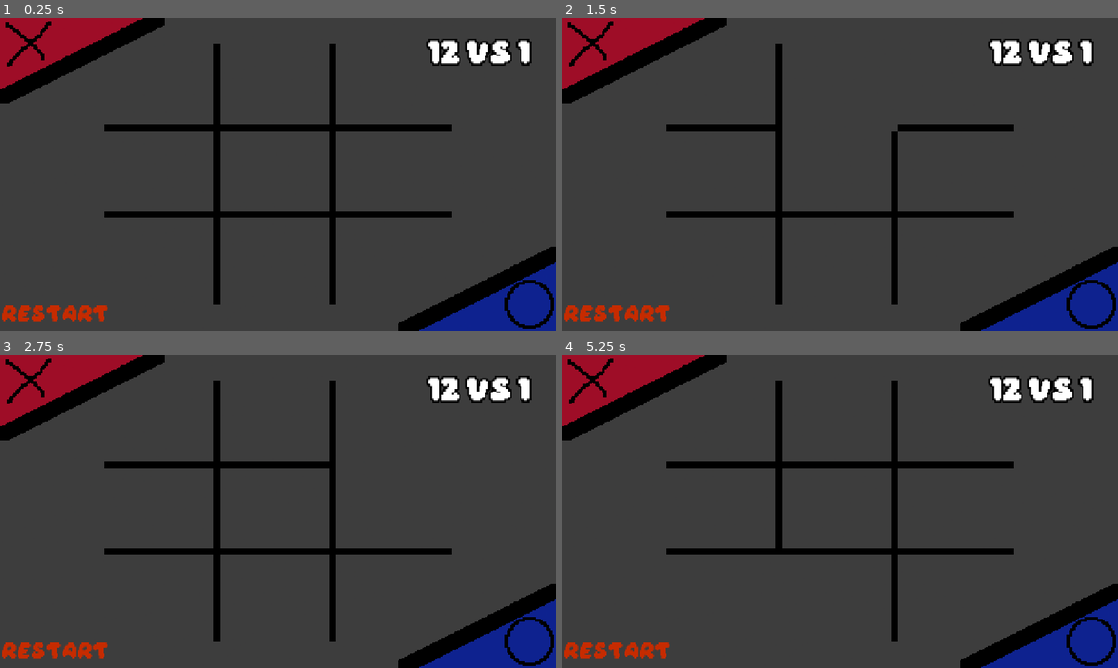
Above: before the commit, frames 1-4 (two rows, left to right).
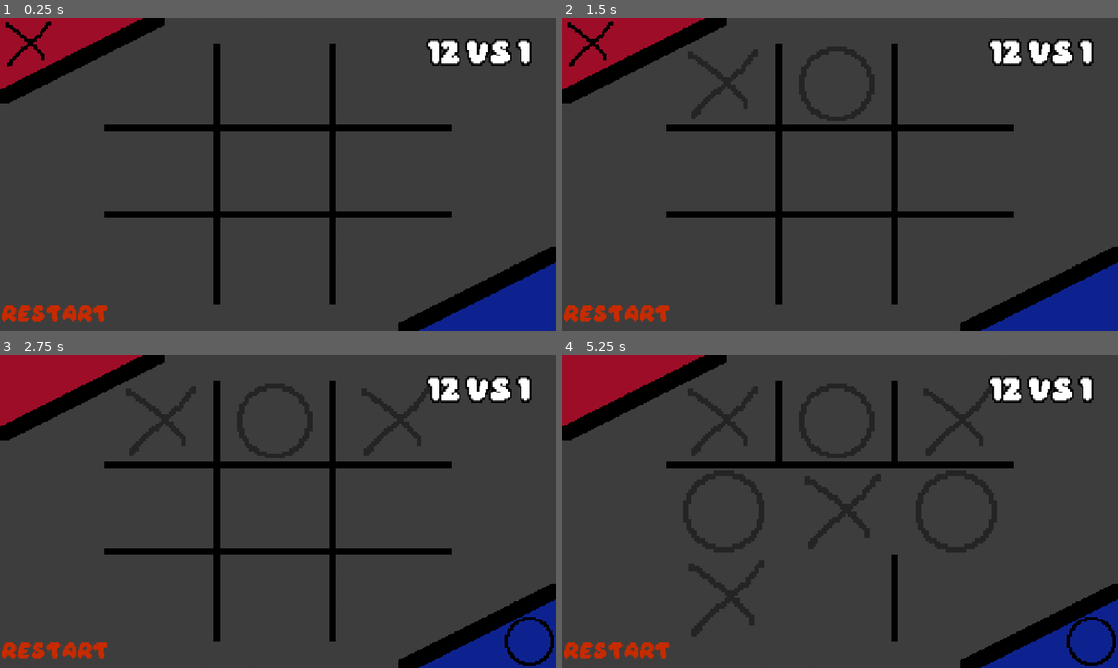
Above: after the commit, the same moments.

Repository: vii-abdullatif/Co-op
Game: Godot game, scene res://scenes/tictactoe/normal.tscn
Two runs of this game, one before a commit and one after it. Both use one fixed random seed, a clock stepped at 60 frames per second and the inputs below. This scene is started directly instead of the project's main scene.
Inputs (mouse positions are in pixels of both pictures, inside the frame that each line leads up to):
- Up to frame 1 (0.25 s): no input
- Up to frame 2 (1.5 s): click (723, 86) at 0.52 s; click (840, 86) at 1.27 s
- Up to frame 3 (2.75 s): click (394, 423) at 2.02 s
- Up to frame 4 (5.25 s): click (723, 511) at 2.77 s; click (840, 511) at 3.52 s; click (956, 511) at 4.27 s; click (723, 599) at 5.02 s

The runs differ from the first frame. In frame 1, 0.3% of the frame differs, in the area x 90-100%, y 83-100%; in frame 2, 2.3%; in frame 3, 2.5%; in frame 4, 6.6%, in the area x 1-82%, y 1-90%.
Error before the commit: Parse Error: Expected indented block after function declaration. (res://scenes/tictactoe/normal.gd:36)

Commit message:
Add basic script for tictactoe gamemode

Diff:
--- a/scenes/tictactoe/normal.gd
+++ b/scenes/tictactoe/normal.gd
@@ -1,31 +1,57 @@
 extends Control
+
+const LINES = [
+
+	# Horizontal
+	[0,1,2],[3,4,5],[6,7,8],
+
+	# Vertical
+	[0,3,6],[1,4,7],[2,5,8],
+
+	# Diagonal
+	[0,4,8],[2,4,6]
+]
 
 @onready var x = $canvas/X
 @onready var o = $canvas/O
 @onready var restart_btn = $restart
 var turn = "x"
+var x_score := 0
+var y_score := 0
+var textures = {
+	"x":preload("res://assets/x-tic.png"),
+	"o":preload("res://assets/o.png")
+}
 
-var cells := [
-	# Row 1
-	{"occupied":"","pos":Vector2i(350,130)},
-	{"occupied":"","pos":Vector2i(630,130)},
-	{"occupied":"","pos":Vector2i(925,130)},
-
-	# Row 2
-	{"occupied":"","pos":Vector2i(350,340)},
-	{"occupied":"","pos":Vector2i(630,340)},
-	{"occupied":"","pos":Vector2i(925,340)},
-
-	# Row 3
-	{"occupied":"","pos":Vector2i(350,550)},
-	{"occupied":"","pos":Vector2i(630,550)},
-	{"occupied":"","pos":Vector2i(925,550)},
-
-]
+var buttons = []
+var board = []
+#var cells := [
+	## Row 1
+	#{"occupied":"","pos":Vector2i(350,130)},
+	#{"occupied":"","pos":Vector2i(630,130)},
+	#{"occupied":"","pos":Vector2i(925,130)},
+	#
+	## Row 2
+	#{"occupied":"","pos":Vector2i(350,340)},
+	#{"occupied":"","pos":Vector2i(630,340)},
+	#{"occupied":"","pos":Vector2i(925,340)},
+	#
+	## Row 3
+	#{"occupied":"","pos":Vector2i(350,550)},
+	#{"occupied":"","pos":Vector2i(630,550)},
+	#{"occupied":"","pos":Vector2i(925,550)},
+	#
+#]
 
 func _ready():
 	restart_btn.pressed.connect(_on_restart_pressed)
-
+	for i in 9:
+		var btn := find_child(str(i),true,false) as Button
+		if btn == null:
+			return
+		buttons.append(btn)
+		btn.pressed.connect(_on_btn_pressed.bind(i))
+	restart()
 
 func _process(_delta:float):
 	x.visible = turn=="x"
@@ -34,3 +60,24 @@
 func _on_restart_pressed():
 	restart()
 func restart():
+	for btn in buttons:
+		btn.disabled = false
+		btn.icon = Texture.new()
+	board = []
+	for i in 9:
+		board.push_back("")
+
+func _on_btn_pressed(index:int):
+	board[index] = turn
+	buttons[index].icon = textures[turn]
+	buttons[index].disabled = true
+	check_result()
+	turn = "o" if turn == "x" else "x"
+
+func check_result():
+	for line in LINES:
+		var a:String = board[line[0]]
+		if a != "" and a== board[line[1]] and  a == board[line[2]]:
+			print(a)
+	if not board.has(""):
+		restart()
--- a/scenes/tictactoe/normal.tscn
+++ b/scenes/tictactoe/normal.tscn
@@ -20,13 +20,29 @@
 border_width_bottom = 16
 border_color = Color(0, 0, 0, 1)
 
-[sub_resource type="StyleBoxEmpty" id="StyleBoxEmpty_nxr7c"]
-
-[sub_resource type="StyleBoxEmpty" id="StyleBoxEmpty_57kle"]
-
-[sub_resource type="StyleBoxEmpty" id="StyleBoxEmpty_1epdk"]
-
-[sub_resource type="StyleBoxEmpty" id="StyleBoxEmpty_4pyry"]
+[sub_resource type="StyleBoxFlat" id="StyleBoxFlat_ixmrv"]
+bg_color = Color(0.6, 0.6, 0.6, 0)
+border_width_right = 16
+border_width_bottom = 16
+border_color = Color(0, 0, 0, 1)
+
+[sub_resource type="StyleBoxFlat" id="StyleBoxFlat_f7yuc"]
+bg_color = Color(0, 0, 0, 0)
+border_width_right = 16
+border_width_bottom = 16
+border_color = Color(0, 0, 0, 1)
+
+[sub_resource type="StyleBoxFlat" id="StyleBoxFlat_74rie"]
+bg_color = Color(0.6, 0.6, 0.6, 0)
+border_width_right = 16
+border_width_bottom = 16
+border_color = Color(0, 0, 0, 1)
+
+[sub_resource type="StyleBoxFlat" id="StyleBoxFlat_i7fat"]
+bg_color = Color(0.6, 0.6, 0.6, 0)
+border_width_right = 16
+border_width_bottom = 16
+border_color = Color(0, 0, 0, 1)
 
 [sub_resource type="StyleBoxFlat" id="StyleBoxFlat_7e3lt"]
 bg_color = Color(0.6, 0.6, 0.6, 0)
@@ -34,6 +50,55 @@
 border_width_bottom = 16
 border_color = Color(0, 0, 0, 1)
 
+[sub_resource type="StyleBoxFlat" id="StyleBoxFlat_nxr7c"]
+bg_color = Color(0.6, 0.6, 0.6, 0)
+border_width_right = 16
+border_width_bottom = 16
+border_color = Color(0, 0, 0, 1)
+
+[sub_resource type="StyleBoxFlat" id="StyleBoxFlat_57kle"]
+bg_color = Color(0, 0, 0, 0)
+border_width_right = 16
+border_width_bottom = 16
+border_color = Color(0, 0, 0, 1)
+
+[sub_resource type="StyleBoxFlat" id="StyleBoxFlat_4pyry"]
+bg_color = Color(0.6, 0.6, 0.6, 0)
+border_width_right = 16
+border_width_bottom = 16
+border_color = Color(0, 0, 0, 1)
+
+[sub_resource type="StyleBoxFlat" id="StyleBoxFlat_1emcd"]
+bg_color = Color(0.6, 0.6, 0.6, 0)
+border_width_right = 16
+border_width_bottom = 16
+border_color = Color(0, 0, 0, 1)
+
+[sub_resource type="StyleBoxFlat" id="StyleBoxFlat_q0egu"]
+bg_color = Color(0.6, 0.6, 0.6, 0)
+border_width_bottom = 16
+border_color = Color(0, 0, 0, 1)
+
+[sub_resource type="StyleBoxFlat" id="StyleBoxFlat_ft05g"]
+bg_color = Color(0.6, 0.6, 0.6, 0)
+border_width_bottom = 16
+border_color = Color(0, 0, 0, 1)
+
+[sub_resource type="StyleBoxFlat" id="StyleBoxFlat_epcrr"]
+bg_color = Color(0.6, 0.6, 0.6, 0)
+border_width_bottom = 16
+border_color = Color(0, 0, 0, 1)
+
+[sub_resource type="StyleBoxFlat" id="StyleBoxFlat_hxae3"]
+bg_color = Color(0.6, 0.6, 0.6, 0)
+border_width_bottom = 16
+border_color = Color(0, 0, 0, 1)
+
+[sub_resource type="StyleBoxFlat" id="StyleBoxFlat_sl380"]
+bg_color = Color(0.6, 0.6, 0.6, 0)
+border_width_bottom = 16
+border_color = Color(0, 0, 0, 1)
+
 [sub_resource type="StyleBoxEmpty" id="StyleBoxEmpty_hxae3"]
 
 [sub_resource type="StyleBoxEmpty" id="StyleBoxEmpty_epcrr"]
@@ -41,11 +106,6 @@
 [sub_resource type="StyleBoxEmpty" id="StyleBoxEmpty_ft05g"]
 
 [sub_resource type="StyleBoxEmpty" id="StyleBoxEmpty_1emcd"]
-
-[sub_resource type="StyleBoxFlat" id="StyleBoxFlat_q0egu"]
-bg_color = Color(0.6, 0.6, 0.6, 0)
-border_width_bottom = 16
-border_color = Color(0, 0, 0, 1)
 
 [sub_resource type="StyleBoxFlat" id="StyleBoxFlat_fl31c"]
 bg_color = Color(0.6, 0.6, 0.6, 0)
@@ -141,38 +201,48 @@
 theme_override_constants/v_separation = 0
 columns = 3
 
-[node name="11" type="Button" parent="VBoxContainer/PanelContainer/GridContainer" unique_id=1266533101]
+[node name="0" type="Button" parent="VBoxContainer/PanelContainer/GridContainer" unique_id=1266533101]
+texture_filter = 1
 custom_minimum_size = Vector2(200, 0)
 layout_mode = 2
 size_flags_horizontal = 3
 size_flags_vertical = 3
 theme_override_styles/normal = SubResource("StyleBoxFlat_nfrx5")
-theme_override_styles/pressed = SubResource("StyleBoxEmpty_nxr7c")
-theme_override_styles/hover = SubResource("StyleBoxEmpty_57kle")
-theme_override_styles/disabled = SubResource("StyleBoxEmpty_1epdk")
-theme_override_styles/focus = SubResource("StyleBoxEmpty_4pyry")
-
-[node name="12" type="Button" parent="VBoxContainer/PanelContainer/GridContainer" unique_id=1974843829]
+theme_override_styles/pressed = SubResource("StyleBoxFlat_ixmrv")
+theme_override_styles/hover = SubResource("StyleBoxFlat_f7yuc")
+theme_override_styles/disabled = SubResource("StyleBoxFlat_74rie")
+theme_override_styles/focus = SubResource("StyleBoxFlat_i7fat")
+icon_alignment = 1
+expand_icon = true
+
+[node name="1" type="Button" parent="VBoxContainer/PanelContainer/GridContainer" unique_id=1974843829]
+texture_filter = 1
 layout_mode = 2
 size_flags_horizontal = 3
 size_flags_vertical = 3
 theme_override_styles/normal = SubResource("StyleBoxFlat_7e3lt")
-theme_override_styles/pressed = SubResource("StyleBoxEmpty_hxae3")
-theme_override_styles/hover = SubResource("StyleBoxEmpty_epcrr")
-theme_override_styles/disabled = SubResource("StyleBoxEmpty_ft05g")
-theme_override_styles/focus = SubResource("StyleBoxEmpty_1emcd")
-
-[node name="13" type="Button" parent="VBoxContainer/PanelContainer/GridContainer" unique_id=822907111]
+theme_override_styles/pressed = SubResource("StyleBoxFlat_nxr7c")
+theme_override_styles/hover = SubResource("StyleBoxFlat_57kle")
+theme_override_styles/disabled = SubResource("StyleBoxFlat_4pyry")
+theme_override_styles/focus = SubResource("StyleBoxFlat_1emcd")
+icon_alignment = 1
+expand_icon = true
+
+[node name="2" type="Button" parent="VBoxContainer/PanelContainer/GridContainer" unique_id=822907111]
+texture_filter = 1
 layout_mode = 2
 size_flags_horizontal = 3
 size_flags_vertical = 3
 theme_override_styles/normal = SubResource("StyleBoxFlat_q0egu")
-theme_override_styles/pressed = SubResource("StyleBoxEmpty_hxae3")
-theme_override_styles/hover = SubResource("StyleBoxEmpty_epcrr")
-theme_override_styles/disabled = SubResource("StyleBoxEmpty_ft05g")
-theme_override_styles/focus = SubResource("StyleBoxEmpty_1emcd")
-
-[node name="21" type="Button" parent="VBoxContainer/PanelContainer/GridContainer" unique_id=1193012296]
+theme_override_styles/pressed = SubResource("StyleBoxFlat_ft05g")
+theme_override_styles/hover = SubResource("StyleBoxFlat_epcrr")
+theme_override_styles/disabled = SubResource("StyleBoxFlat_hxae3")
+theme_override_styles/focus = SubResource("StyleBoxFlat_sl380")
+icon_alignment = 1
+expand_icon = true
+
+[node name="3" type="Button" parent="VBoxContainer/PanelContainer/GridContainer" unique_id=1193012296]
+texture_filter = 1
 layout_mode = 2
 size_flags_horizontal = 3
 size_flags_vertical = 3
@@ -181,8 +251,11 @@
 theme_override_styles/hover = SubResource("StyleBoxEmpty_epcrr")
 theme_override_styles/disabled = SubResource("StyleBoxEmpty_ft05g")
 theme_override_styles/focus = SubResource("StyleBoxEmpty_1emcd")
-
-[node name="22" type="Button" parent="VBoxContainer/PanelContainer/GridContainer" unique_id=1303510400]
+icon_alignment = 1
+expand_icon = true
+
+[node name="4" type="Button" parent="VBoxContainer/PanelContainer/GridContainer" unique_id=1303510400]
+texture_filter = 1
 layout_mode = 2
 size_flags_horizontal = 3
 size_flags_vertical = 3
@@ -191,8 +264,11 @@
 theme_override_styles/hover = SubResource("StyleBoxEmpty_epcrr")
 theme_override_styles/disabled = SubResource("StyleBoxEmpty_ft05g")
 theme_override_styles/focus = SubResource("StyleBoxEmpty_1emcd")
-
-[node name="23" type="Button" parent="VBoxContainer/PanelContainer/GridContainer" unique_id=561934039]
+icon_alignment = 1
+expand_icon = true
+
+[node name="5" type="Button" parent="VBoxContainer/PanelContainer/GridContainer" unique_id=561934039]
+texture_filter = 1
 layout_mode = 2
 size_flags_horizontal = 3
 size_flags_vertical = 3
@@ -201,8 +277,11 @@
 theme_override_styles/hover = SubResource("StyleBoxEmpty_epcrr")
 theme_override_styles/disabled = SubResource("StyleBoxEmpty_ft05g")
 theme_override_styles/focus = SubResource("StyleBoxEmpty_1emcd")
-
-[node name="31" type="Button" parent="VBoxContainer/PanelContainer/GridContainer" unique_id=1836883732]
+icon_alignment = 1
+expand_icon = true
+
+[node name="6" type="Button" parent="VBoxContainer/PanelContainer/GridContainer" unique_id=1836883732]
+texture_filter = 1
 layout_mode = 2
 size_flags_horizontal = 3
 size_flags_vertical = 3
@@ -211,8 +290,11 @@
 theme_override_styles/hover = SubResource("StyleBoxEmpty_epcrr")
 theme_override_styles/disabled = SubResource("StyleBoxEmpty_ft05g")
 theme_override_styles/focus = SubResource("StyleBoxEmpty_1emcd")
-
-[node name="32" type="Button" parent="VBoxContainer/PanelContainer/GridContainer" unique_id=223467405]
+icon_alignment = 1
+expand_icon = true
+
+[node name="7" type="Button" parent="VBoxContainer/PanelContainer/GridContainer" unique_id=223467405]
+texture_filter = 1
 layout_mode = 2
 size_flags_horizontal = 3
 size_flags_vertical = 3
@@ -221,8 +303,11 @@
 theme_override_styles/hover = SubResource("StyleBoxEmpty_epcrr")
 theme_override_styles/disabled = SubResource("StyleBoxEmpty_ft05g")
 theme_override_styles/focus = SubResource("StyleBoxEmpty_1emcd")
-
-[node name="34" type="Button" parent="VBoxContainer/PanelContainer/GridContainer" unique_id=526435127]
+icon_alignment = 1
+expand_icon = true
+
+[node name="8" type="Button" parent="VBoxContainer/PanelContainer/GridContainer" unique_id=526435127]
+texture_filter = 1
 layout_mode = 2
 size_flags_horizontal = 3
 size_flags_vertical = 3
@@ -231,6 +316,8 @@
 theme_override_styles/hover = SubResource("StyleBoxEmpty_epcrr")
 theme_override_styles/disabled = SubResource("StyleBoxEmpty_ft05g")
 theme_override_styles/focus = SubResource("StyleBoxEmpty_1emcd")
+icon_alignment = 1
+expand_icon = true
 
 [node name="restart" type="Button" parent="." unique_id=1670899640]
 layout_mode = 1
Not shown, added: assets/Physics summary.pdf
